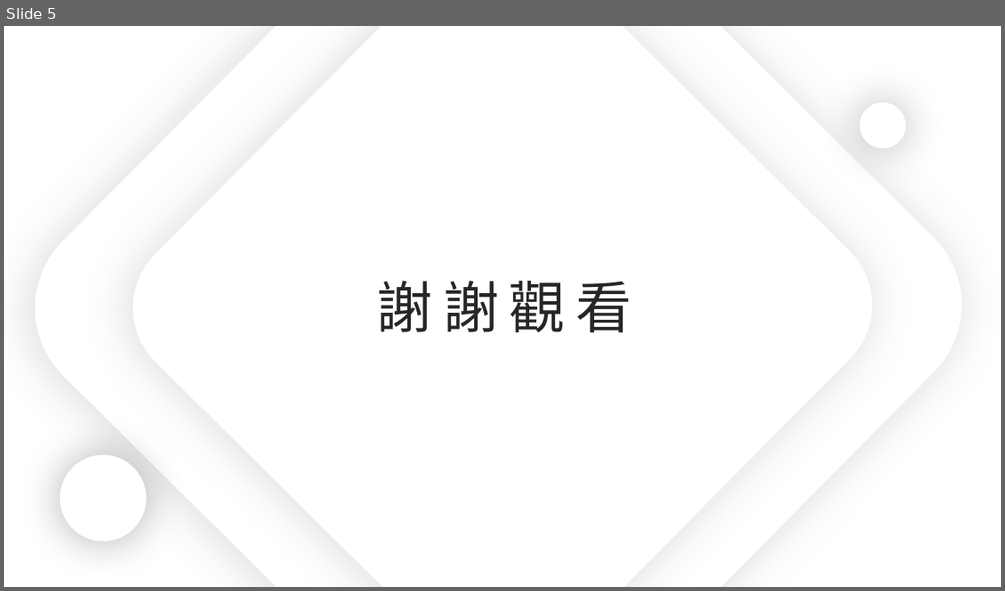
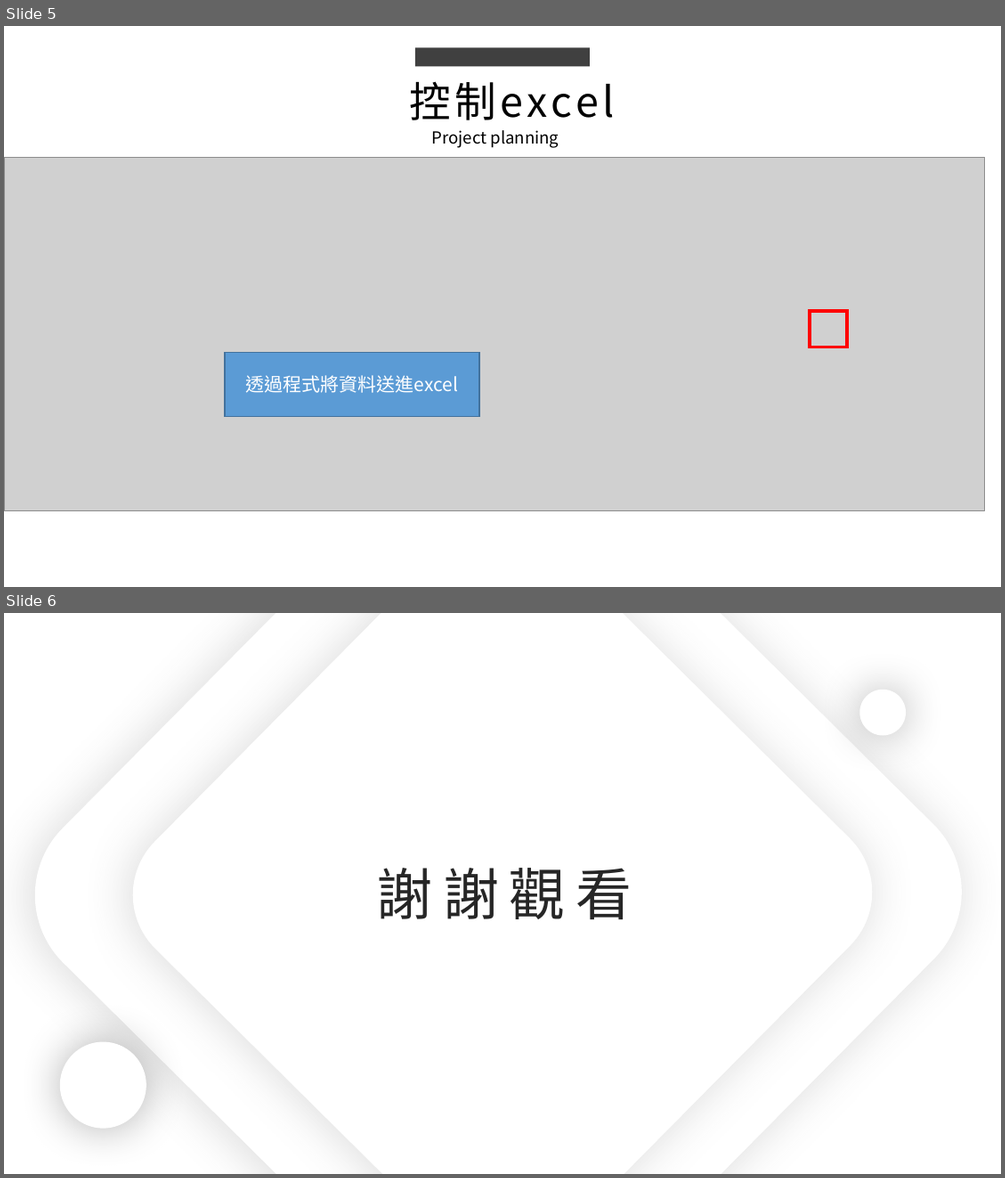
Before and after one commit to king637324/KnowledgeGreenhouseSystem, a slide deck: 工作日報_葉柏漢/2021.11/2021.11.11(加班)_2021.11.12工作日報_葉柏漢.pptx. Shown one above the other, each under a label of ours: slide 5 before the commit, slides 5 and 6 after it. The pictures are 1005x591 and 1005x1178 pixels, drawn with LibreOffice and Linux fonts; fonts in the diff are those of the drawing; grey boxes stand for pictures. Boxes give left, top, right and bottom in pixels: in the first picture for what was removed or moved away, otherwise in the second. Text is boxed around its words. In the diff, an @@ line names an element or a change of style, - is before the commit and + after.

```diff
--- a/工作日報_葉柏漢/2021.11/2021.11.11(加班)_2021.11.12工作日報_葉柏漢.pptx
+++ b/工作日報_葉柏漢/2021.11/2021.11.11(加班)_2021.11.12工作日報_葉柏漢.pptx
@@ slide 5 added at [4,26,1001,587], background #FFFFFF @@
@@ rectangle added at [415,47,590,66], fill #404040 @@
@@ text added at [409,81,615,120], 40 pt, text #000000 @@
+控制excel
@@ text added at [432,130,558,148], 16 pt, text #000000 @@
+Project planning
@@ picture added at [4,157,985,510] @@
@@ rectangle added at [809,311,847,346], outline #FF0000 3 pt @@
@@ rectangle added at [225,352,479,417], fill #5B9BD5, outline #43739E 1 pt, 18 pt, text #FFFFFF @@
+透過程式將資料送進excel
@@ what was slide 5 is now slide 6 @@
```
Also in this commit, not shown: 1 slide changed.
